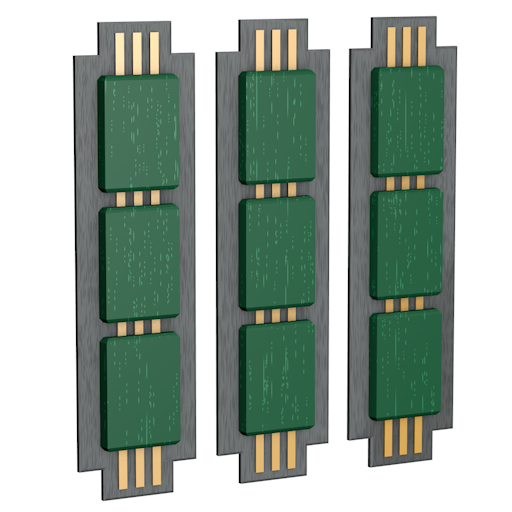
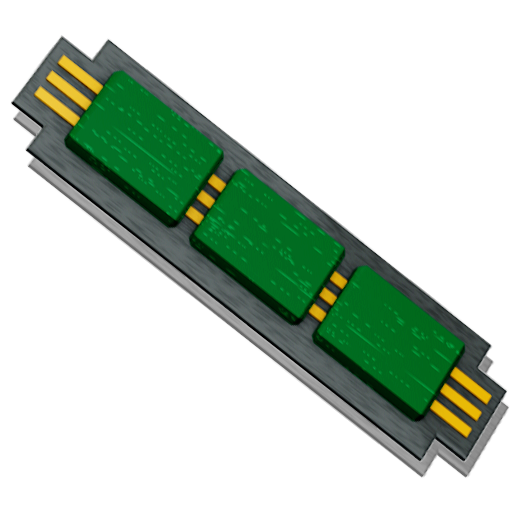
The second 512 x 512 image is a revision of the first. Changes to its layers:
added layer "Layer 0 copy" above "Layer 0 copy 2" over [10, 34, 508, 464]
added layer "Layer 0 copy 2" (60%) above "Layer 0" over [12, 50, 510, 480]
